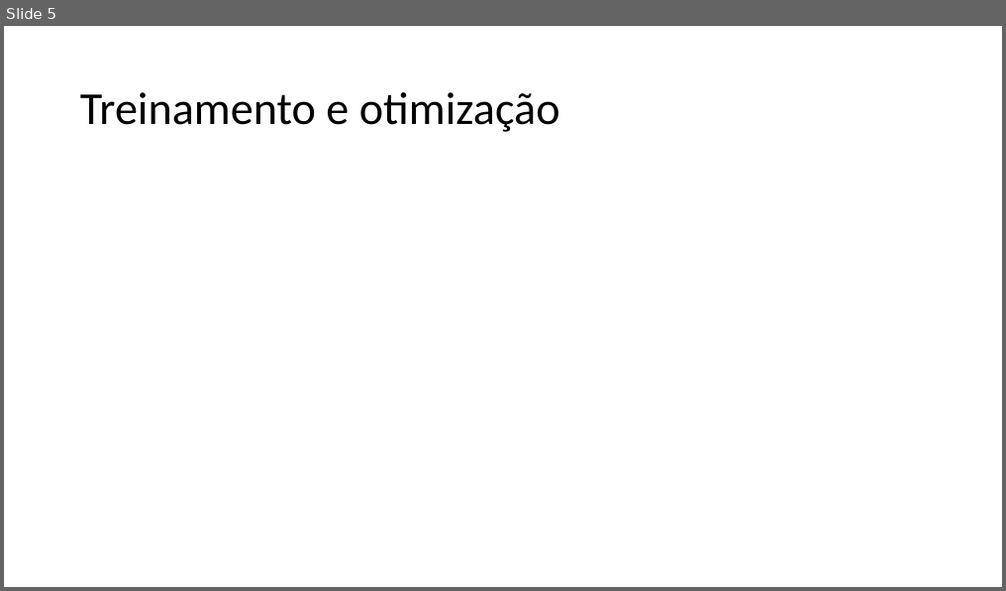
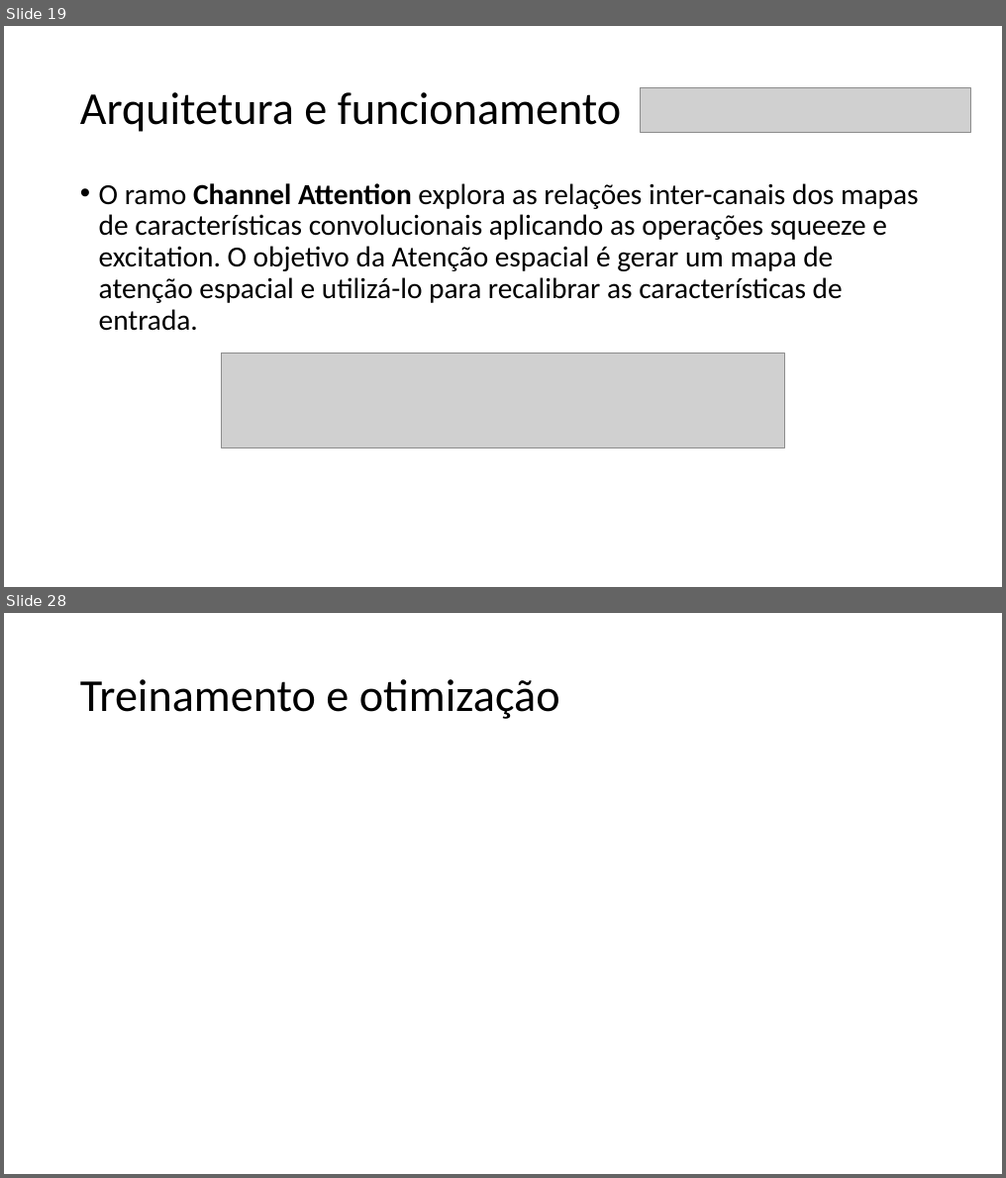
Before and after one commit to HyAgOsK/Research-Machine-Laerning-models, a slide deck: Seminário MirNet/TP558_X_Template.pptx. Shown one above the other, each under a label of ours: slide 5 before the commit, slides 19 and 28 after it; the slides between them are not shown. The pictures are 1006x591 and 1006x1178 pixels, drawn with LibreOffice and Linux fonts; fonts in the diff are those of the drawing; grey boxes stand for pictures. Boxes give left, top, right and bottom in pixels: in the first picture for what was removed or moved away, otherwise in the second. Text is boxed around its words. In the diff, an @@ line names an element or a change of style, - is before the commit and + after.

```diff
--- a/Seminário MirNet/TP558_X_Template.pptx
+++ b/Seminário MirNet/TP558_X_Template.pptx
@@ slide 19 added at [4, 26, 1002, 587], background #FFFFFF @@
@@ title added at [80, 92, 621, 132], 44 pt, text #000000 @@
+Arquitetura e funcionamento
@@ picture added at [641, 88, 971, 132] @@
@@ text added at [99, 183, 919, 331], 28 pt, text #000000 @@
+• O ramo Channel Attention explora as relações inter-canais dos mapas de características convolucionais aplicando as operações squeeze e excitation. O objetivo da Atenção espacial é gerar um mapa de atenção espacial e utilizá-lo para recalibrar as características de entrada.
@@ picture added at [222, 354, 785, 448] @@
@@ what was slide 5 is now slide 28 @@
```
Also in this commit, not shown: 2 slides changed, 24 other slides added, 2 slides removed, 5 other files.
